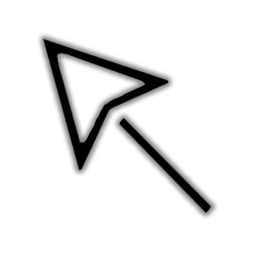
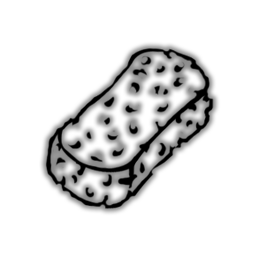
Layered file, before and after one edit (256px x 256px). Changes by layer:
added group "Paint Sponge Icon" with 1 layers above "Paint Eraser Icon" over bbox(45, 48, 214, 209)
added layer "Layer 2" in group "Paint Sponge Icon" over bbox(45, 48, 214, 209)
hid group "Object Selection Icon" (1 layers) over bbox(43, 38, 213, 214)
